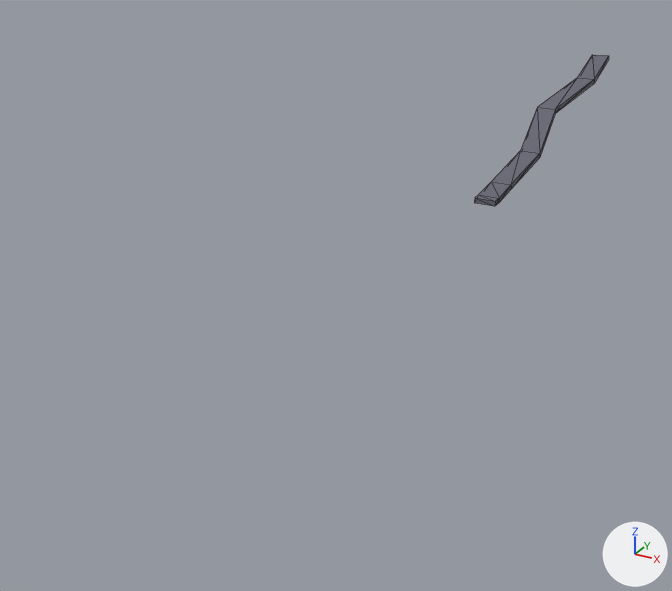
The glTF model assets/track.glb, before and after one commit.
Rendered twice from a 50 mm lens placed at (118.0, -470.0, 109.0), pointed at (-19.0, -222.0, -15.0). The axes (+X, +Y, +Z) are drawn at lower right. The lights are the same throughout. The older version comes first. Mesh edges are drawn as thin lines. Vertices at exactly the same position are counted once.

Objects in the first picture: 'TrackFloor'.
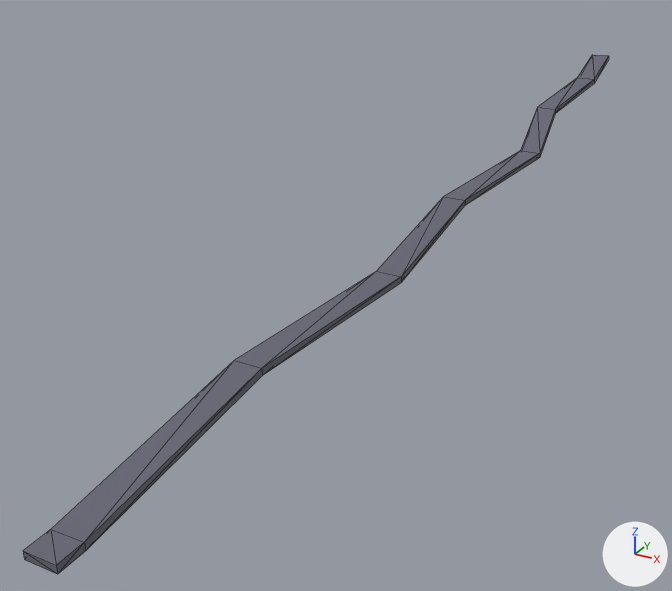
What differs and where, as boxes [x1, y1, x2, y2] in the pictures (672 x 591 px):
```json
{"object": "TrackFloor", "change": "reshaped", "before": [474, 55, 609, 206], "after": [23, 55, 609, 574], "on screen": "332% wider, 242% taller"}
{"part": 1, "of": "me_trackfloor", "change": "built on", "before": [474, 151, 540, 206], "after": [23, 151, 540, 574]}
```

The change, as JSON lines over the scene's bpy script:
```json
{"block": "me_trackfloor", "where": "# used by ob_trackfloor; location = (0.0, 0.0, 0.0)"}
{"op": "remove", "block": "me_trackfloor", "code": "me_trackfloor.from_pydata(...)  # 28 vertices, 52 faces; spans x 1.0..15.0, y -157.0..-3.0, z 2.0..34.0"}
{"op": "add", "block": "me_trackfloor", "code": "me_trackfloor.from_pydata(...)  # 36 vertices, 68 faces; spans x 1.0..15.0, y -379.0..-3.0, z -2.0..34.0"}
{"block": "me_trackfloor", "change": "me_trackfloor part 1"}
{"block": "me_trackfloor", "change": "4 vertices are removed from x 4.0..12.0, y -157.0, z 2.0..4.0"}
{"block": "me_trackfloor", "change": "10 faces are deleted"}
{"block": "me_trackfloor", "change": "4 vertices in x 4.0..12.0, y -153.0, z 2.0..4.0 move by (3.0, -91.0, 2.0)"}
{"block": "me_trackfloor", "change": "3 vertices in x 4.0..12.0, y -140.0, z 4.0..6.0 move by (-3.0, -40.0, 4.0)"}
{"block": "me_trackfloor", "change": "1 vertex moves from x 4.0, y -139.0, z 4.0 to x 1.0, y -180.0, z 8.0"}
{"block": "me_trackfloor", "change": "12 vertices are added at x 1.0..12.0, y -379.0..-308.0, z -2.0..5.0"}
{"block": "me_trackfloor", "change": "26 new faces join them"}
```
